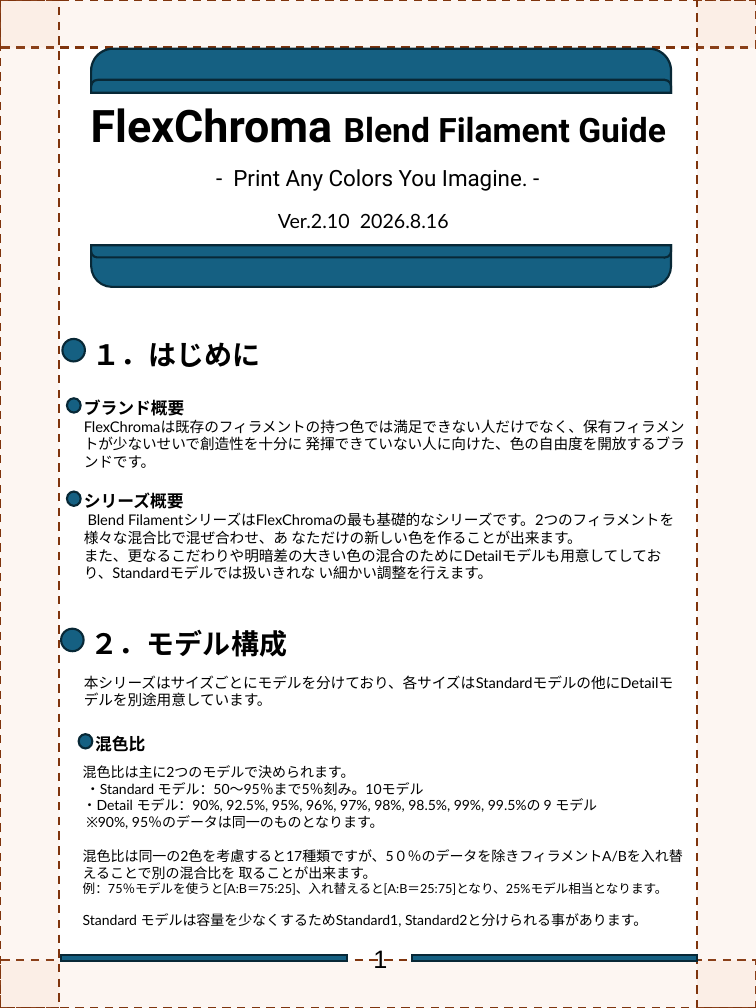
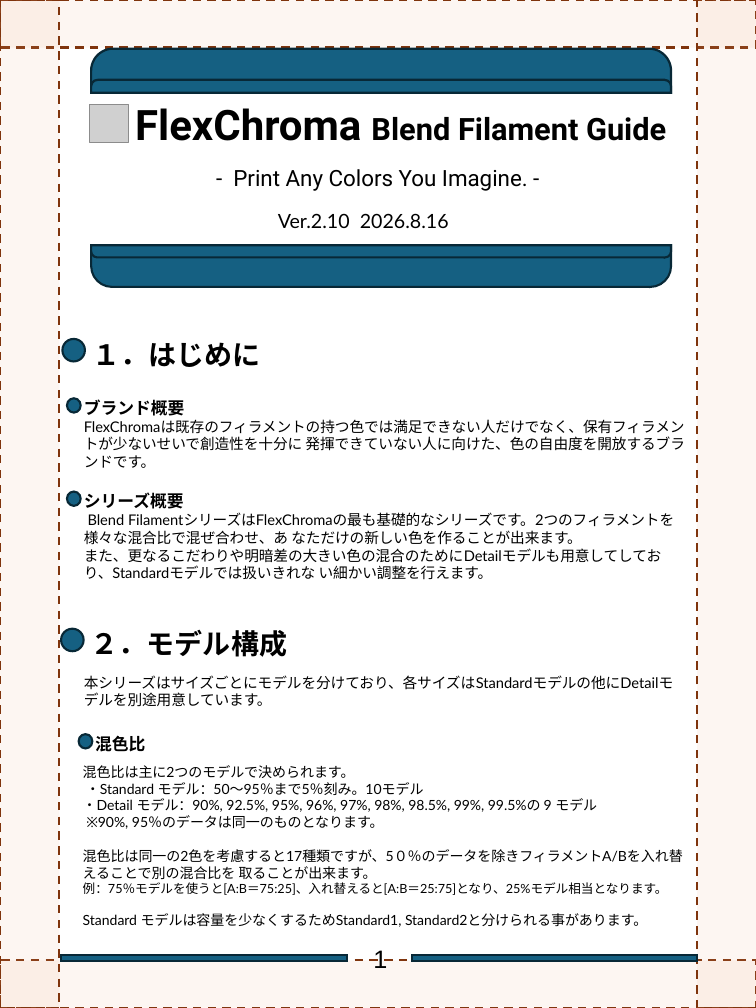
Before and after one commit to FlexChromaHQ/FlexChroma, a slide deck: slide 2 of Documents/Original/FlexChroma_Blend_Filament_JP.pptx. Drawn at 756x1008 pixels with LibreOffice and Linux fonts; fonts in the diff are those of the drawing; grey boxes stand for pictures. Boxes give left, top, right and bottom in pixels: in the first picture for what was removed or moved away, otherwise in the second. Text is boxed around its words. In the diff, an @@ line names an element or a change of style, - is before the commit and + after.

Commit message:
Update Blend Color Checker

```diff
--- a/Documents/Original/FlexChroma_Blend_Filament_JP.pptx
+++ b/Documents/Original/FlexChroma_Blend_Filament_JP.pptx
@@ picture added at (x1=90, y1=105, x2=129, y2=143) @@
@@ text "FlexChroma Blend Filament Guide" moved from (x1=91, y1=108, x2=666, y2=143) to (x1=135, y1=108, x2=666, y2=141) @@
@@ text "FlexChroma Blend Filament Guide" at (x1=135, y1=108, x2=666, y2=141): size 32 to 30 pt in "FlexChroma"; size 24 to 22 pt in "Blend Filament Guide" @@
```
Also in this commit, not shown: 1 other slide changed, 4 other files.
